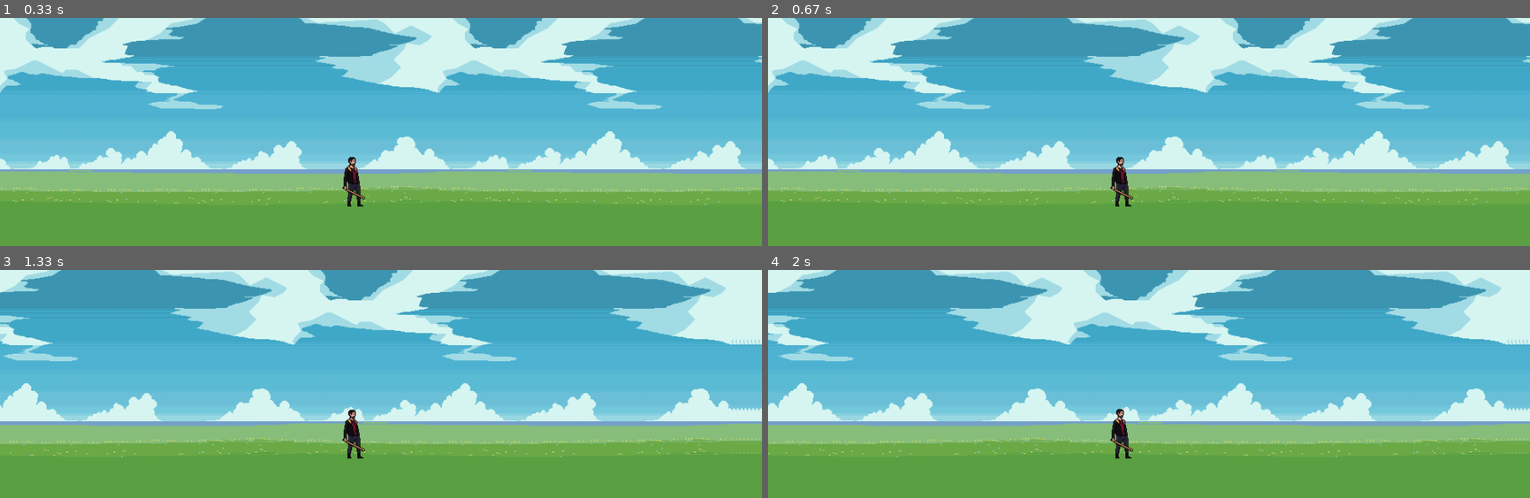
Above: before the commit, frames 1-4 (two rows, left to right).
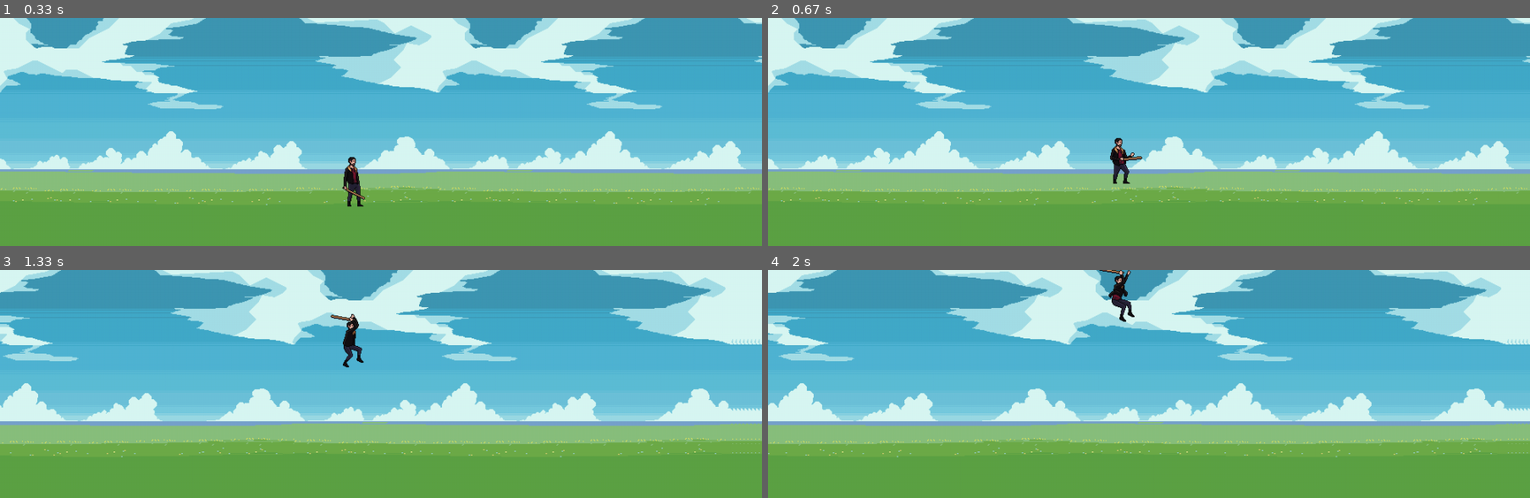
Above: after the commit, the same moments.

Repository: AdrianHerzberger/pyGame_arcade
Game: pygame game, started from game.py
Two runs of this game, one before a commit and one after it. Both use one fixed random seed, a clock stepped at 60 frames per second and the inputs below.
Inputs:
- Up to frame 1 (0.33 s): no input
- Up to frame 2 (0.67 s): tap Space at 0.33 s
- Up to frame 3 (1.33 s): hold Right 0.67-1.13 s; tap Space at 0.73, 1.03, 1.23 s; hold Right from 1.17 s (still down)
- Up to frame 4 (2 s): tap Space at 1.53, 1.73 s; release Right at 1.63 s; hold Left from 1.67 s (still down)

Frame 1 is identical in both runs. In frame 2, 0.5% of the frame differs, in the area x 44-50%, y 52-83%; in frame 3, 0.7%; in frame 4, 0.7%, in the area x 43-49%, y 0-83%.

Commit message:
implement jumping

Diff:
--- a/character.py
+++ b/character.py
@@ -10,19 +10,25 @@
         self.character_running_sheet = pygame.image.load(
             "assets/character/player/run.png"
         )
+        self.character_jumping_sheet = pygame.image.load(
+            "assets/character/player/jump.png"
+        )
         self.idle_animation = []
         self.running_animation = []
+        self.jumping_animation = []
         self.idle_animation_steps = 6
         self.running_animation_steps = 8
+        self.jumping_animation_steps = 8
         self.current_frame = 0
         self.frame_width = 128
         self.frame_height = 128
         self.scale = 3
         self.animation_delay = 400
         self.last_update_time = pygame.time.get_ticks()
-        self.color = (0, 0, 0)
 
         self.load_idle_animation()
+        self.load_running_animation()
+        self.load_jumping_animation()
 
     def load_idle_animation(self):
         for frame in range(self.idle_animation_steps):
@@ -42,11 +48,23 @@
                 (self.frame_width, self.frame_height), pygame.SRCALPHA
             )
             running_sprite.blit(
-                self.character_idle_sheet,
+                self.character_running_sheet,
                 (0, 0),
                 (frame * self.frame_width, 0, self.frame_width, self.frame_height),
             )
             self.running_animation.append(running_sprite)
+
+    def load_jumping_animation(self):
+        for frame in range(self.jumping_animation_steps):
+            jumping_sprite = pygame.Surface(
+                (self.frame_width, self.frame_height), pygame.SRCALPHA
+            )
+            jumping_sprite.blit(
+                self.character_jumping_sheet,
+                (0, 0),
+                (frame * self.frame_width, 0, self.frame_width, self.frame_height),
+            )
+            self.jumping_animation.append(jumping_sprite)
 
     def get_current_idle_animation(self):
         self.update_animation()
@@ -56,6 +74,10 @@
         self.update_animation()
         return self.running_animation[self.current_frame]
 
+    def get_current_jumping_animation(self):
+        self.update_animation()
+        return self.jumping_animation[self.current_frame]
+
     def update_animation(self):
         current_time = pygame.time.get_ticks()
         if current_time - self.last_update_time > self.animation_delay:
--- a/game.py
+++ b/game.py
@@ -6,6 +6,7 @@
 from inputs import GameInputs
 from map import World
 from character import Character_Animation
+from player import Player
 
 clock = pygame.time.Clock()
 
@@ -16,6 +17,7 @@
 
     inputs = GameInputs()
     world = World(screen, inputs)
+    player = Player()
     char = Character_Animation()
 
     running = True
@@ -26,8 +28,10 @@
                 running = False
 
         world.draw_meadow()
-        current_character = char.get_current_idle_animation()
-        screen.blit(current_character, (CHAR_X, CHAR_Y))
+
+        current_player = player.update()
+        current_character = player.get_current_animation()
+        screen.blit(current_character, (CHAR_X, current_player))
 
         pygame.display.flip()
         pygame.time.wait(10)
--- a/inputs.py
+++ b/inputs.py
@@ -15,7 +15,7 @@
             self.scroll += 5
         return self.scroll
 
-    def jump(self):
+    def jumping(self):
         self.key = pygame.key.get_pressed()
         if self.key[pygame.K_SPACE]:
             self.jump_force += 3.2
--- a/player.py
+++ b/player.py
@@ -2,13 +2,31 @@
 from pygame.locals import *
 from globals import *
 from inputs import GameInputs
+from character import Character_Animation
 
 
 class Player:
-    def __init__(self, inputs):
-        self.jumping = True
-        self.inputs = inputs
+    def __init__(self):
+        self.jumping = False
+        self.inputs = GameInputs()
+        self.animation = Character_Animation()
+        self.y_pos = CHAR_Y
 
-    def gravity(self):
-        if self.jumping == True:
-            player_jumping = self.inputs.jump()
+    def update(self):
+        if self.inputs.jumping():
+            self.jumping = True
+            self.inputs.jump_force = 10
+        if self.jumping:
+            self.y_pos -= self.inputs.jump_force
+            self.inputs.jump_force -= 1
+            if self.y_pos >= CHAR_Y:
+                self.y_pos = CHAR_Y
+                self.jumping = False
+                self.inputs.jump_force = 0
+        return self.y_pos
+
+    def get_current_animation(self):
+        if self.jumping:
+            return self.animation.get_current_jumping_animation()
+        else:
+            return self.animation.get_current_idle_animation()
